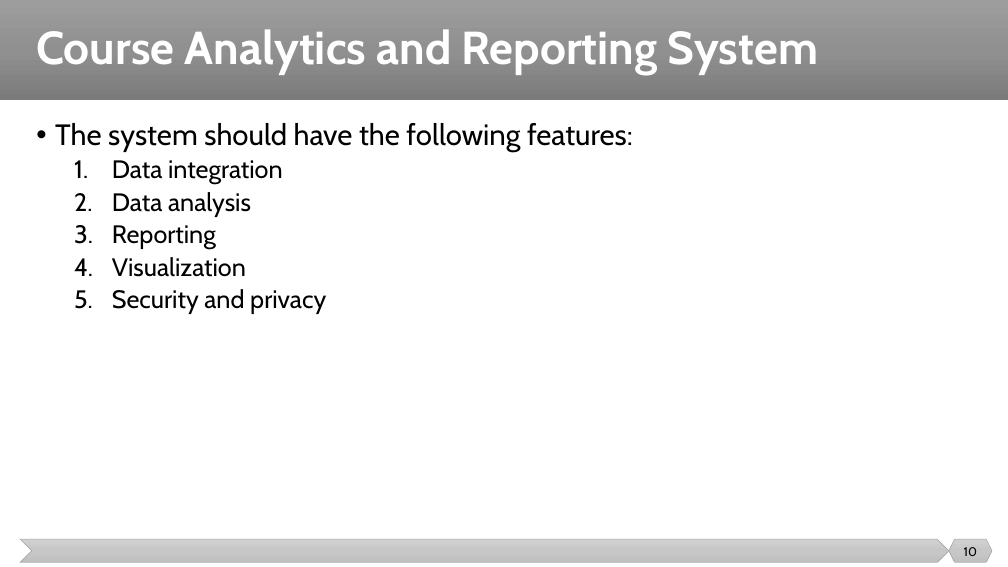
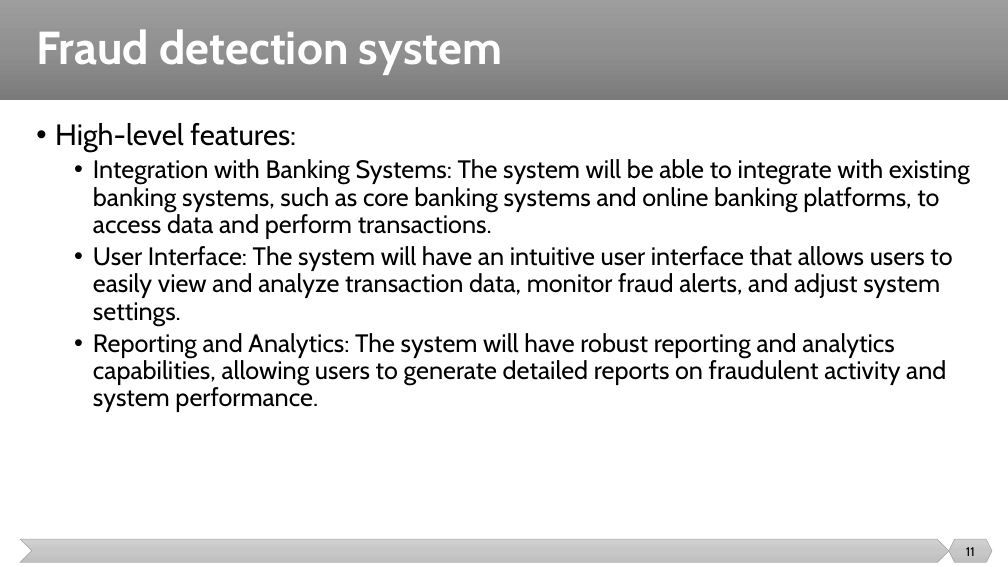
Before and after one commit to malenezi/malenezi, a slide deck: slide 11 of SE499/Lectures/2/Projects.pptx (slide 10 before the commit). Drawn at 1008x567 pixels with LibreOffice and Linux fonts; fonts in the diff are those of the drawing. Boxes give left, top, right and bottom in pixels: in the first picture for what was removed or moved away, otherwise in the second. Text is boxed around its words. In the diff, an @@ line names an element or a change of style, - is before the commit and + after.

```diff
--- a/SE499/Lectures/2/Projects.pptx
+++ b/SE499/Lectures/2/Projects.pptx
@@ title at [36,29,502,75]: text changed @@
-Course Analytics and Reporting System
+Fraud detection system
@@ text at [55,123,970,412]: text changed @@
-• The system should have the following features:
-  1. Data integration
-  2. Data analysis
-  3. Reporting
-  4. Visualization
-  5. Security and privacy
+• High-level features:
+  • Integration with Banking Systems: The system will be able to integrate with existing banking systems, such as core banking systems and online banking platforms, to access data and perform transactions.
+  • User Interface: The system will have an intuitive user interface that allows users to easily view and analyze transaction data, monitor fraud alerts, and adjust system settings.
+  • Reporting and Analytics: The system will have robust reporting and analytics capabilities, allowing users to generate detailed reports on fraudulent activity and system performance.
@@ page number at [966,547,975,556]: text changed @@
-10
+11
```
Also in this commit, not shown: 9 other slides changed, 14 slides added, 6 slides removed.
